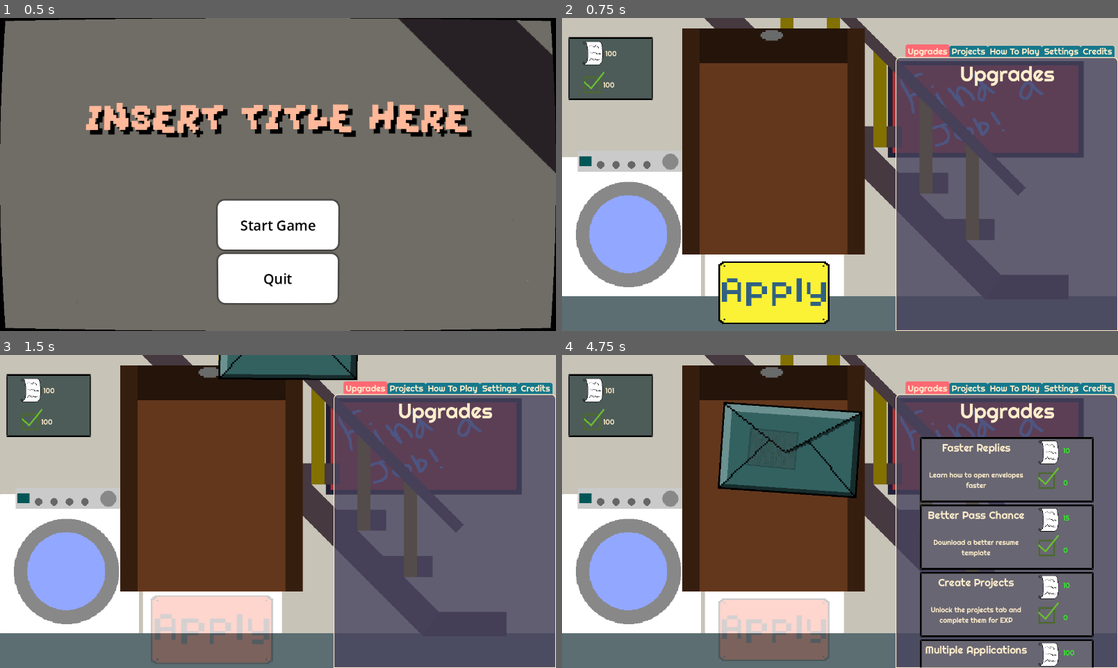
Above: before the commit, frames 1-4 (two rows, left to right).
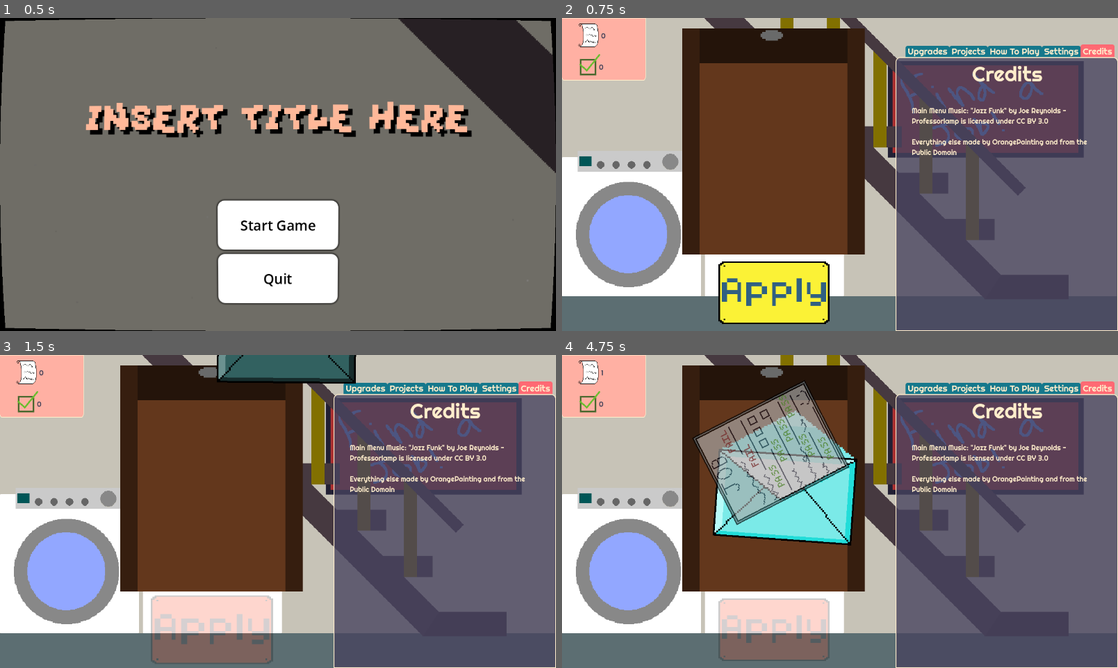
Above: after the commit, the same moments.

Repository: OrangePainting/in-this-economy
Game: Godot game, scene res://Scenes/main_menu.tscn
Two runs of this game, one before a commit and one after it. Both use one fixed random seed, a clock stepped at 60 frames per second and the inputs below.
Inputs (mouse positions are in pixels of both pictures, inside the frame that each line leads up to):
- Up to frame 1 (0.5 s): no input
- Up to frame 2 (0.75 s): click "Start Game" at 0.5 s
- Up to frame 3 (1.5 s): click (211, 630) at 1.25 s
- Up to frame 4 (4.75 s): move the mouse to (962, 495) at 2.02 s; move the mouse to (728, 527) at 2.77 s; click (795, 442) at 3.52 s; click (795, 445) at 4.27 s

Frame 1 is identical in both runs. In frame 2, 6.0% of the frame differs, in the area x 0-100%, y 0-44%; in frame 3, 6.9%; in frame 4, 31%, in the area x 0-100%, y 0-100%.

Commit message:
Changed the music and upgrades
Krish Konda
19:14 06/24/26

Diff:
--- a/Scenes/audio_controller.tscn
+++ b/Scenes/audio_controller.tscn
@@ -1,24 +1,25 @@
 [gd_scene format=3 uid="uid://di4lfbphfxhal"]
 
 [ext_resource type="Script" uid="uid://dsbosd0wk8iu3" path="res://Scripts/audio_controller.gd" id="1_7md5g"]
-[ext_resource type="AudioStream" uid="uid://cxrjvb6mll6pk" path="res://Assets/Music + SFX/calm_track.wav" id="1_nqcbu"]
-[ext_resource type="AudioStream" uid="uid://c3ym5wu5wpfuh" path="res://Assets/Music + SFX/click.wav" id="2_ual3u"]
-[ext_resource type="AudioStream" uid="uid://ccffwe3t4j5du" path="res://Assets/Music + SFX/saltyairspinmix.ogg" id="3_xxf2r"]
-[ext_resource type="AudioStream" uid="uid://ygj0u4cslu6j" path="res://Assets/Music + SFX/buy.wav" id="3_yyma2"]
-[ext_resource type="AudioStream" uid="uid://cvv04v22dur4i" path="res://Assets/Music + SFX/apply.wav" id="4_y4nv4"]
-[ext_resource type="AudioStream" uid="uid://mx8tgoyl1f0a" path="res://Assets/Music + SFX/corect_bell.wav" id="5_y4nv4"]
-[ext_resource type="AudioStream" uid="uid://cj2cmc3511mbq" path="res://Assets/Music + SFX/winfretless.wav" id="6_ncnt2"]
-[ext_resource type="AudioStream" uid="uid://cjfme4d473wo7" path="res://Assets/Music + SFX/bad_sfx.wav" id="9_7md5g"]
+[ext_resource type="AudioStream" uid="uid://dplvonlwnr4ph" path="res://Assets/Music/two_left_socks.wav" id="2_7md5g"]
+[ext_resource type="AudioStream" uid="uid://c3ym5wu5wpfuh" path="res://Assets/SFX/click.wav" id="2_ual3u"]
+[ext_resource type="AudioStream" uid="uid://b7up28acs1wg0" path="res://Assets/Music/A7 - Eb7 - D major 7.mp3" id="3_7md5g"]
+[ext_resource type="AudioStream" uid="uid://ygj0u4cslu6j" path="res://Assets/SFX/buy.wav" id="3_yyma2"]
+[ext_resource type="AudioStream" uid="uid://cvv04v22dur4i" path="res://Assets/SFX/apply.wav" id="4_y4nv4"]
+[ext_resource type="AudioStream" uid="uid://mx8tgoyl1f0a" path="res://Assets/SFX/corect_bell.wav" id="5_y4nv4"]
+[ext_resource type="AudioStream" uid="uid://cj2cmc3511mbq" path="res://Assets/SFX/winfretless.wav" id="6_ncnt2"]
+[ext_resource type="AudioStream" uid="uid://cjfme4d473wo7" path="res://Assets/SFX/bad_sfx.wav" id="9_7md5g"]
+[ext_resource type="AudioStream" uid="uid://ldwmy51ikpoo" path="res://Assets/Music/snd_use_map.wav" id="10_xxf2r"]
 
 [node name="AudioController" type="Node2D" unique_id=59631517]
 script = ExtResource("1_7md5g")
 
 [node name="Music" type="AudioStreamPlayer2D" parent="." unique_id=135457912]
-stream = ExtResource("1_nqcbu")
+stream = ExtResource("2_7md5g")
 bus = &"Music"
 
 [node name="MenuMusic" type="AudioStreamPlayer2D" parent="." unique_id=962225749]
-stream = ExtResource("3_xxf2r")
+stream = ExtResource("3_7md5g")
 bus = &"Music"
 
 [node name="Click" type="AudioStreamPlayer2D" parent="." unique_id=2046753470]
@@ -54,3 +55,6 @@
 stream = ExtResource("9_7md5g")
 volume_db = 7.5
 bus = &"SFX"
+
+[node name="OpenLetter" type="AudioStreamPlayer2D" parent="." unique_id=181192136]
+stream = ExtResource("10_xxf2r")
--- a/Scenes/tab_system.tscn
+++ b/Scenes/tab_system.tscn
@@ -26,9 +26,10 @@
 theme_override_font_sizes/font_size = 20
 theme_override_styles/panel = SubResource("StyleBoxFlat_4bjt4")
 tab_alignment = 2
-current_tab = 0
+current_tab = 4
 
 [node name="Upgrades" type="TabBar" parent="TabContainer" unique_id=1681068401]
+visible = false
 layout_mode = 2
 metadata/_tab_index = 0
 
@@ -48,7 +49,7 @@
 offset_top = 97.0
 offset_right = 486.0
 offset_bottom = 627.0
-vertical_scroll_mode = 2
+vertical_scroll_mode = 0
 
 [node name="UpgradeContainer" type="VBoxContainer" parent="TabContainer/Upgrades/ScrollContainer" unique_id=1170023281]
 clip_children = 2
@@ -56,7 +57,6 @@
 size_flags_horizontal = 3
 size_flags_vertical = 3
 theme_override_constants/separation = 5
-alignment = 2
 script = ExtResource("2_4bjt4")
 
 [node name="Projects" type="TabBar" parent="TabContainer" unique_id=719752810]
@@ -170,7 +170,6 @@
 value = 0.7
 
 [node name="Credits" type="TabBar" parent="TabContainer" unique_id=1158159260]
-visible = false
 layout_mode = 2
 metadata/_tab_index = 4
 
@@ -180,10 +179,9 @@
 offset_top = 111.0
 offset_right = 474.0
 offset_bottom = 385.0
-text = "Main Menu Music: \"Salty Air Spin\" & \"Sunset Spin\" from Pixel Paradise Grooves, Summer-chiptune Music Pack:
-https://davidkbd.itch.io/pixel-paradise-grooves-summer-chiptune-music-pack
+text = "Main Menu Music: \"Jazz Funk\" by Joe Reynolds - Professorlamp is licensed under CC BY 3.0
 
-Everything else made by OrangePainting"
+Everything else made by OrangePainting and from the Public Domain"
 autowrap_mode = 3
 
 [node name="UpgradeLabel" type="Label" parent="TabContainer/Credits" unique_id=193340349]
--- a/Scenes/ui_manager.tscn
+++ b/Scenes/ui_manager.tscn
@@ -4,7 +4,6 @@
 [ext_resource type="PackedScene" uid="uid://dj2bhg3tabnn6" path="res://Scenes/tab_system.tscn" id="2_i37jq"]
 [ext_resource type="Texture2D" uid="uid://clbfp4o2hntsy" path="res://Assets/UI/ApplicationLogo.png" id="2_toaf1"]
 [ext_resource type="Texture2D" uid="uid://dbkwmiju3sjkr" path="res://Assets/UI/ExpLogo.png" id="3_i37jq"]
-[ext_resource type="Texture2D" uid="uid://rcmn7js2xder" path="res://Assets/Upgrade/UpgradeBackgroundHovered.png" id="3_k436y"]
 [ext_resource type="Theme" uid="uid://b3klx57slj0l3" path="res://Assets/UI/soft_retro/soft_retro/soft_retro.tres" id="3_laqw3"]
 [ext_resource type="Texture2D" uid="uid://cxskh6jd4y7ki" path="res://Assets/Clipboard.png" id="7_wcp00"]
 
@@ -15,36 +14,43 @@
 
 [node name="CanvasLayer" type="CanvasLayer" parent="." unique_id=696998600]
 
-[node name="UIBackground" type="Sprite2D" parent="CanvasLayer" unique_id=1475509631]
-position = Vector2(112.00001, 116.5)
+[node name="UIBackground" type="Button" parent="CanvasLayer" unique_id=461219907]
+offset_left = 193.00002
+offset_top = 144.0
+offset_right = 593.0
+offset_bottom = 294.0
+rotation = 3.1415927
 scale = Vector2(0.48499998, 0.9666667)
-texture = ExtResource("3_k436y")
+theme = ExtResource("3_laqw3")
+disabled = true
 
 [node name="AppsLabel" type="Label" parent="CanvasLayer" unique_id=995444561]
-offset_left = 100.0
-offset_top = 72.0
-offset_right = 169.0
-offset_bottom = 95.0
+offset_left = 90.0
+offset_top = 31.0
+offset_right = 159.0
+offset_bottom = 54.0
 size_flags_horizontal = 3
 theme = ExtResource("3_laqw3")
+theme_override_colors/font_color = Color(0.2784314, 0.26666668, 0.3529412, 1)
 text = "Num"
 
 [node name="ExpLabel" type="Label" parent="CanvasLayer" unique_id=1648799686]
-offset_left = 95.0
-offset_top = 144.0
-offset_right = 157.0
-offset_bottom = 165.0
+offset_left = 85.0
+offset_top = 103.0
+offset_right = 147.0
+offset_bottom = 124.0
 size_flags_horizontal = 3
 theme = ExtResource("3_laqw3")
+theme_override_colors/font_color = Color(0.2784314, 0.26666668, 0.3529412, 1)
 text = "Num"
 
 [node name="AppsLogo" type="Sprite2D" parent="CanvasLayer" unique_id=1668673523]
-position = Vector2(35, 46)
+position = Vector2(25, 5)
 texture = ExtResource("2_toaf1")
 centered = false
 
 [node name="ExpLogo" type="Sprite2D" parent="CanvasLayer" unique_id=1656011828]
-position = Vector2(38, 122)
+position = Vector2(28, 81)
 texture = ExtResource("3_i37jq")
 centered = false
 
--- a/Scripts/Autoloads/global_data.gd
+++ b/Scripts/Autoloads/global_data.gd
@@ -6,13 +6,13 @@
 
 var total_time: float = 0
 
-var total_apps: int = 100
-var experience: int = 100
+var total_apps: int = 0
+var experience: int = 0
 
 var upgrades_bought: Dictionary[UpgradeInfo, int] # key = upgrade, value = highest level bought
 var num_upgrades_bought = 0
 
-const BASE_STATS = {"spin_time": 5.0, # reco don't put less than 0.5
+const BASE_STATS = {"spin_time": 4.0, # reco don't put less than 0.5
 					"pass_chance": 0.05,
 					"projects_unlocked": 0,
 					"apps_per_spin": 1,
@@ -25,10 +25,10 @@
 var tree = {
 		"1. Faster Spin": {
 			"exp_costs": [0, 0, 10, 50, 200],
-			"app_costs": [10, 50, 200, 500, 1000],
+			"app_costs": [10, 25, 50, 100, 150],
 			"display_name": "Faster Replies",
 			"descriptions": ["Learn how to open envelopes faster", "Use a better postal service", "Message HR Managers until they reply out of fear", "Hire someone to get your mail for you", "Simply distort time"],
-			"effects": {"spin_time" : [4, 3.5, 2.5, 1.75, 1]}
+			"effects": {"spin_time" : [3, 2.25, 1.75, 1.25, 0.5]}
 		},
 
 		"2. Improve Yourself": {
@@ -133,12 +133,12 @@
 
 func reset_game() -> void:
 	stats = GlobalData.BASE_STATS.duplicate()
+	num_upgrades_bought = 0
 	upgrades_bought.clear()
-	experience = 10000 # CHANGE THIS TO SOMETHING ELSE WHEN FINALLY DONE WITH THE GAME
-	total_apps = 10000 # CHANGE THIS TO SOMETHING ELSE WHEN FINALLY DONE WITH THE GAME
+	experience = 0 # CHANGE THIS TO SOMETHING ELSE WHEN FINALLY DONE WITH THE GAME
+	total_apps = 0 # CHANGE THIS TO SOMETHING ELSE WHEN FINALLY DONE WITH THE GAME
 	finished_game = false
 	total_time = 0
-	num_upgrades_bought = 0
 
 
 # The Goal: Make something to go into the projects tab to gain experience
--- a/Scripts/audio_controller.gd
+++ b/Scripts/audio_controller.gd
@@ -38,6 +38,9 @@
 func play_spin_fail() -> void: # play when none are pass
 	if not mute: $SpinFail.play()
 
+func play_open_letter() -> void:
+	if not mute: $OpenLetter.play()
+
 # Called every frame. 'delta' is the elapsed time since the previous frame.
 func _process(delta: float) -> void:
 	pass
--- a/Scripts/auto_apply_manager.gd
+++ b/Scripts/auto_apply_manager.gd
@@ -19,7 +19,7 @@
 
 func has_auto_apply_upgrade() -> bool:
 	for upgrade in GlobalData.upgrades_bought:
-		if upgrade.id == "Auto Apply": return true
+		if upgrade.id == "7. Auto Apply": return true
 	return false
 
 func refresh_auto_apply() -> void:
@@ -32,7 +32,7 @@
 	else: auto_apply_timer.wait_time = time
 
 func on_auto_apply() -> void:
-	GlobalData.total_apps += 1
+	GlobalData.total_apps += GlobalData.stats["apps_per_spin"]
 	for i in range(GlobalData.num_results):
 		if randf() < GlobalData.stats["pass_chance"] / 5.0: GlobalData.experience += 1
 	GlobalData.currency_changed.emit()
--- a/Scripts/envelope.gd
+++ b/Scripts/envelope.gd
@@ -21,6 +21,8 @@
 
 func _pressed() -> void:
 	disabled = true
+	texture_disabled = texture_pressed
+	AudioController.play_open_letter()
 
 	var doc = SpinnerDocument.instantiate()
 	add_child(doc)
--- a/Upgrades/1. faster spin.tres
+++ b/Upgrades/1. faster spin.tres
@@ -8,7 +8,7 @@
 display_name = "Faster Replies"
 descriptions = Array[String](["Learn how to open envelopes faster", "Use a better postal service", "Message HR Managers until they reply out of fear", "Hire someone to get your mail for you", "Simply distort time"])
 exp_costs = Array[int]([0, 0, 10, 50, 200])
-app_costs = Array[int]([10, 50, 200, 500, 1000])
+app_costs = Array[int]([10, 25, 50, 100, 150])
 effects = {
-"spin_time": [5, 3.5, 2.5, 1.75, 1]
+"spin_time": [3, 2.25, 1.75, 1.25, 0.5]
 }
--- a/Upgrades/2. improve yourself.tres
+++ b/Upgrades/2. improve yourself.tres
@@ -10,5 +10,5 @@
 exp_costs = Array[int]([0, 5, 20, 75, 250])
 app_costs = Array[int]([15, 25, 100, 300, 500])
 effects = {
-"pass_chance": [0.05, 0.15, 0.225, 0.275, 0.3]
+"pass_chance": [0.05, 0.15, 0.25, 0.3, 0.35]
 }
Not shown, added: Assets/Music/A7 - Eb7 - D major 7.mp3.import
Not shown, removed: Assets/Music/calm_track.ogg.import
Not shown, removed: Assets/Music/calm_track.wav.import
Not shown, removed: Assets/Music/saltyairspinmix.ogg.import
Not shown, added: Assets/Music/snd_use_map.wav.import
Not shown, added: Assets/Music/two_left_socks.ogg.import
Not shown, added: Assets/Music/two_left_socks.wav.import
Not shown: 1 places in Upgrades/1. faster spin.tres that only renumber resources
Not shown: 1 places in Upgrades/2. improve yourself.tres that only renumber resources
Not shown: 1 places in Upgrades/3. unlock projects.tres that only renumber resources
Not shown: 1 places in Upgrades/4. more apps per spin.tres that only renumber resources
Not shown: 1 places in Upgrades/5. passive exp.tres that only renumber resources
(and 9 more such lines)
